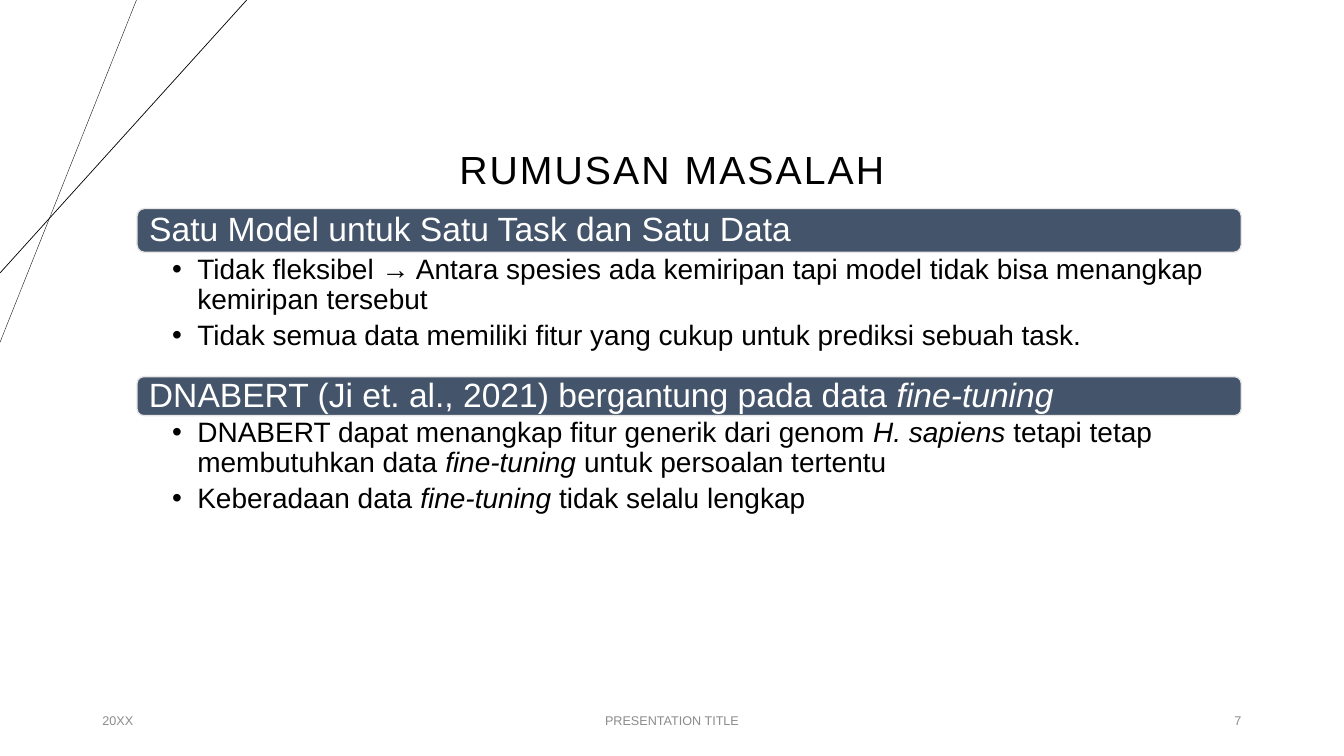
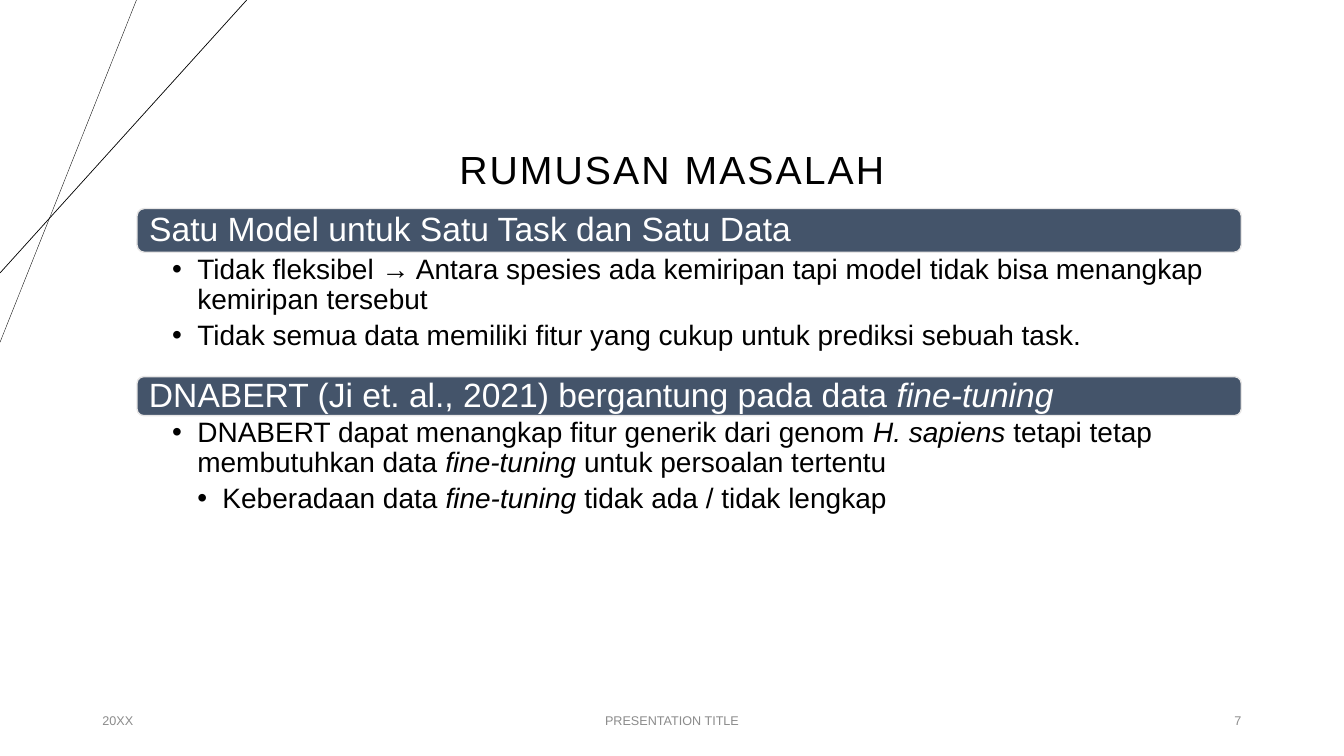
Before and after one commit to anwari32/IF5099-Metode-Penelitian, a slide deck: slide 7 of proposals/v2/Penerapan Multitask Learning dan BERT untuk Prediksi Splice.pptx. Drawn at 1344x756 pixels with LibreOffice and Linux fonts; fonts in the diff are those of the drawing. Boxes give left, top, right and bottom in pixels: in the first picture for what was removed or moved away, otherwise in the second. Text is boxed around its words. In the diff, an @@ line names an element or a change of style, - is before the commit and + after.

```diff
--- a/proposals/v2/Penerapan Multitask Learning dan BERT untuk Prediksi Splice.pptx
+++ b/proposals/v2/Penerapan Multitask Learning dan BERT untuk Prediksi Splice.pptx
@@ text at (x1=222, y1=487, x2=886, y2=513): text changed @@
-  • Keberadaan data fine-tuning tidak selalu lengkap
+    • Keberadaan data fine-tuning tidak ada / tidak lengkap
```
Also in this commit, not shown: 10 other slides changed, 16 slides added, 1 slide removed, 7 other files.
